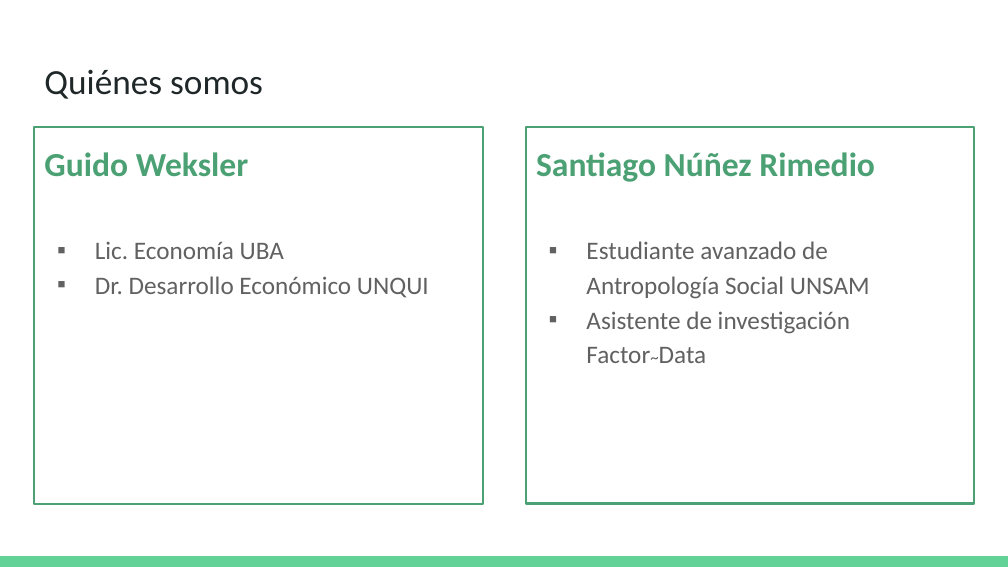
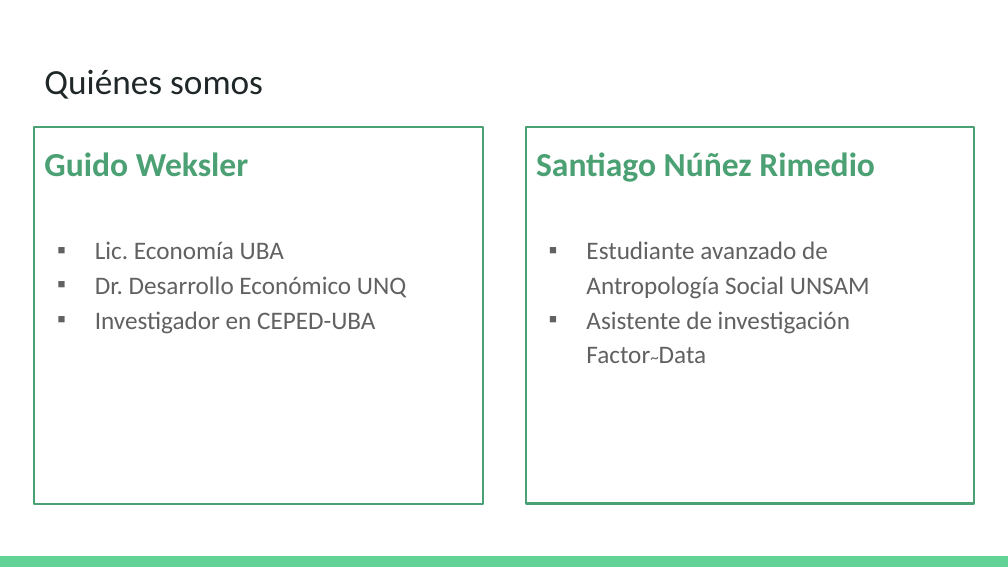
Before and after one commit to DCSCyHD/2023_modulo_3, a slide deck: slide 2 of clase1/teorica_1.pptx. Drawn at 1008x567 pixels with LibreOffice and Linux fonts; fonts in the diff are those of the drawing. Boxes give left, top, right and bottom in pixels: in the first picture for what was removed or moved away, otherwise in the second. Text is boxed around its words. In the diff, an @@ line names an element or a change of style, - is before the commit and + after.

```diff
--- a/clase1/teorica_1.pptx
+++ b/clase1/teorica_1.pptx
@@ text at bbox=[95, 276, 406, 334]: text changed @@
-▪ Dr. Desarrollo Económico UNQUI
+▪ Dr. Desarrollo Económico UNQ
+▪ Investigador en CEPED-UBA
```
Also in this commit, not shown: 2 other files.
